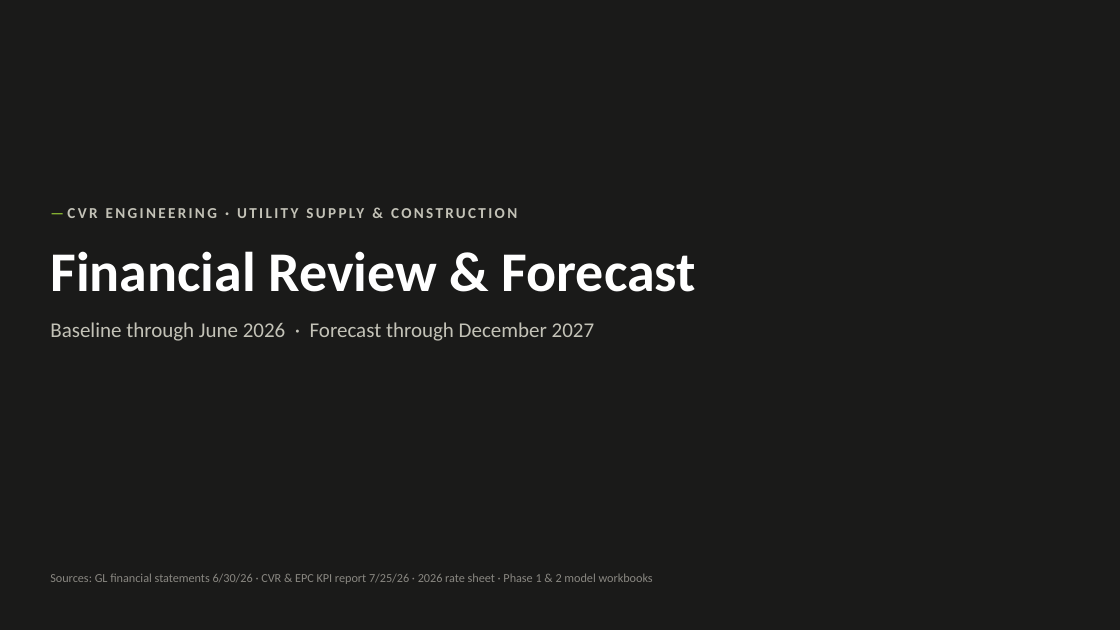
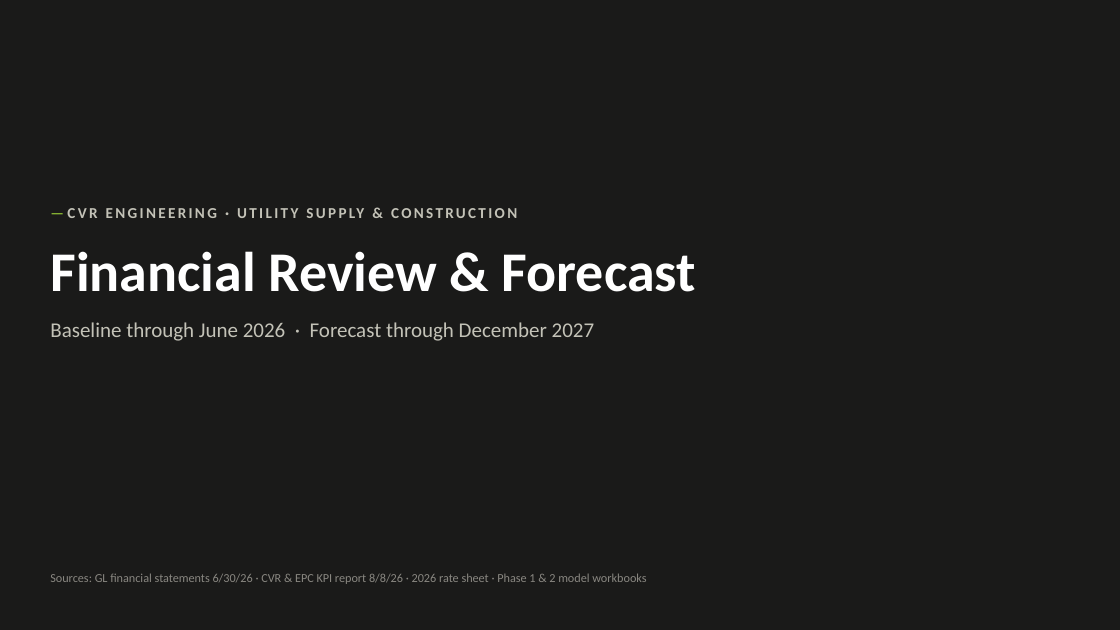
Before and after one commit to codlingjim-debug/CVR---Financial, a slide deck: slide 1 of reports/CVR_Deck_Jun2026.pptx. Drawn at 1120x630 pixels with LibreOffice and Linux fonts; fonts in the diff are those of the drawing. Boxes give left, top, right and bottom in pixels: in the first picture for what was removed or moved away, otherwise in the second. Text is boxed around its words. In the diff, an @@ line names an element or a change of style, - is before the commit and + after.

```diff
--- a/reports/CVR_Deck_Jun2026.pptx
+++ b/reports/CVR_Deck_Jun2026.pptx
@@ text at box(50, 573, 646, 584): text changed @@
-Sources: GL financial statements 6/30/26 · CVR & EPC KPI report 7/25/26 · 2026 rate sheet · Phase 1 & 2 model workbooks
+Sources: GL financial statements 6/30/26 · CVR & EPC KPI report 8/8/26 · 2026 rate sheet · Phase 1 & 2 model workbooks
```
Also in this commit, not shown: 8 other slides changed, 1 slide added, 7 other files.
